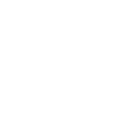
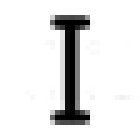
Revision of a layered (140, 140) image; what changed, layer by layer:
showed "4", painted on it over box(25, 15, 135, 125)
